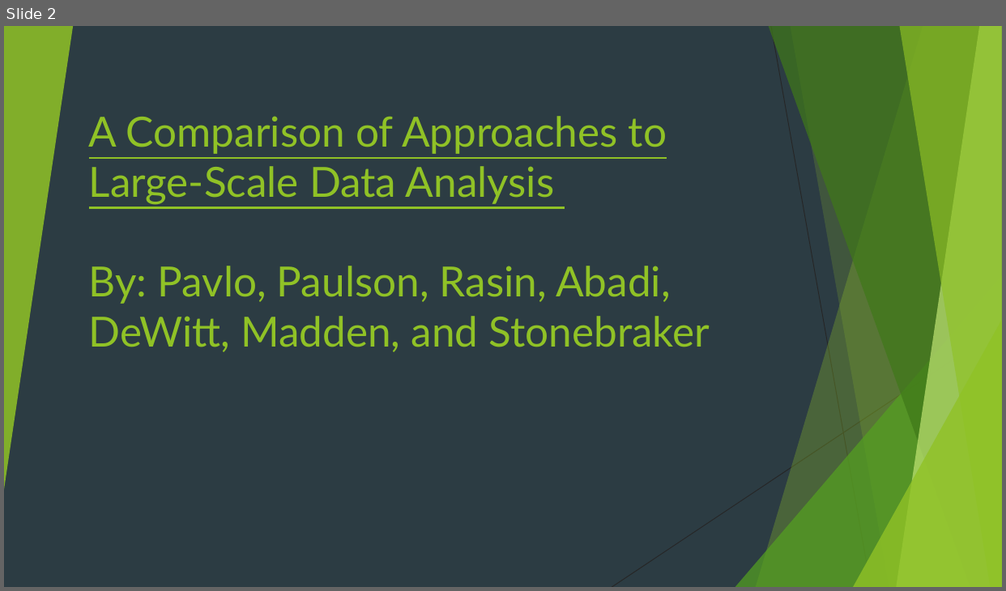
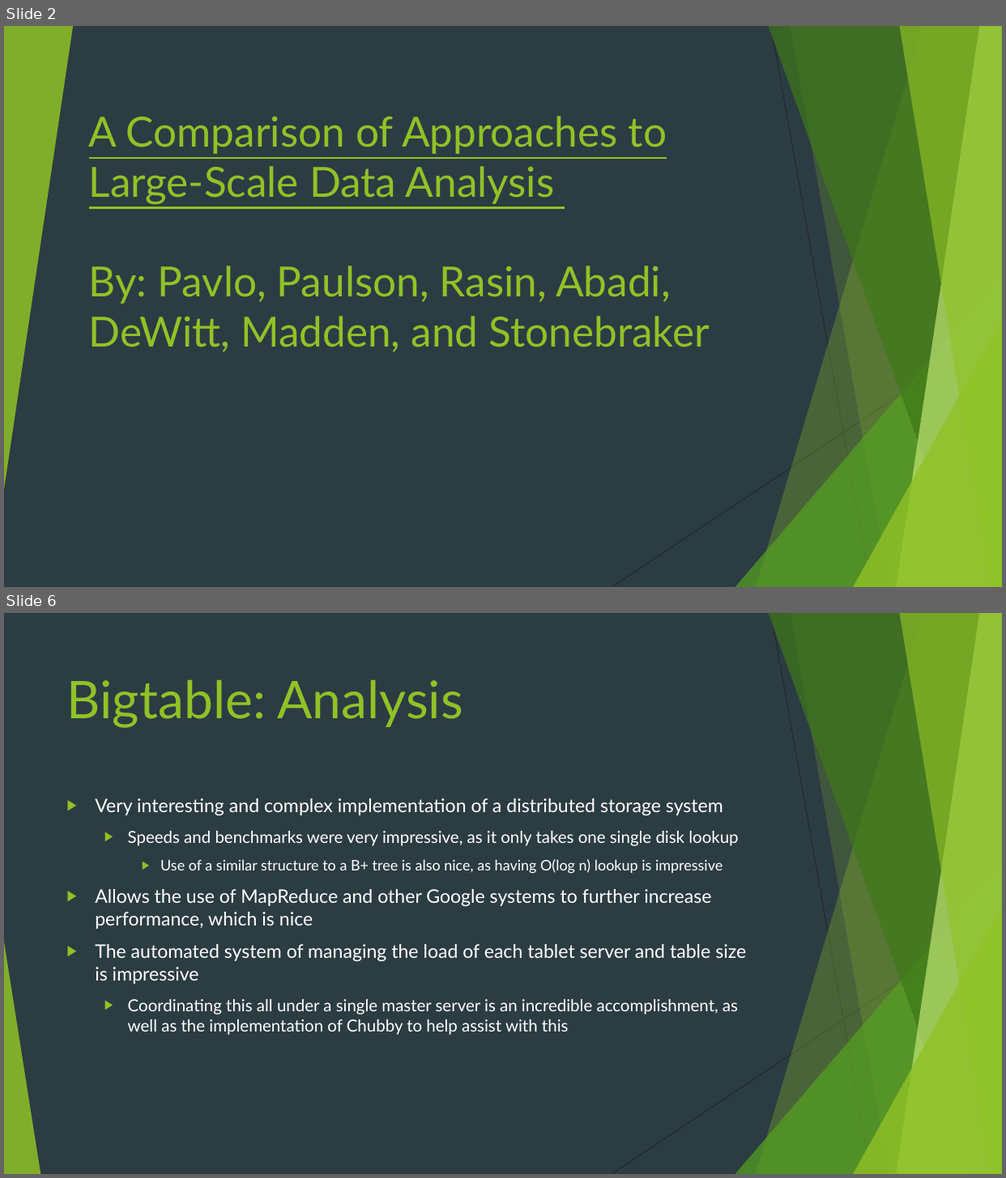
Before and after one commit to AndrewBaran/Database-Management, a slide deck: Big Data/Bigtable Presentation.pptx. Shown one above the other, each under a label of ours: slide 2 before the commit, slides 2 and 6 after it; the slides between them are not shown. The pictures are 1006x591 and 1006x1178 pixels, drawn with LibreOffice and Linux fonts; fonts in the diff are those of the drawing. Boxes give left, top, right and bottom in pixels: in the first picture for what was removed or moved away, otherwise in the second. Text is boxed around its words. In the diff, an @@ line names an element or a change of style, - is before the commit and + after.

```diff
--- a/Big Data/Bigtable Presentation.pptx
+++ b/Big Data/Bigtable Presentation.pptx
@@ slide 6 added at [4, 613, 1002, 1174], background #2C3C43; not listed: 9 template elements that a slide beside it also shows @@
@@ title added at [67, 680, 463, 728], 50 pt, text #90C226 @@
+Bigtable: Analysis
@@ text added at [95, 798, 746, 1035], 18 pt, text #FFFFFF @@
+▶ Very interesting and complex implementation of a distributed storage system
+  ▶ Speeds and benchmarks were very impressive, as it only takes one single disk lookup
+    ▶ Use of a similar structure to a B+ tree is also nice, as having O(log n) lookup is impressive
+▶ Allows the use of MapReduce and other Google systems to further increase performance, which is nice
+▶ The automated system of managing the load of each tablet server and table size is impressive
+  ▶ Coordinating this all under a single master server is an incredible accomplishment, as well as the implementation of Chubby to help assist with this
@@ triangle added at [4, 942, 40, 1174], fill #90C226 at 85% opacity @@
```
Also in this commit, not shown: 3 slides changed, 3 other slides added, 1 other file.
